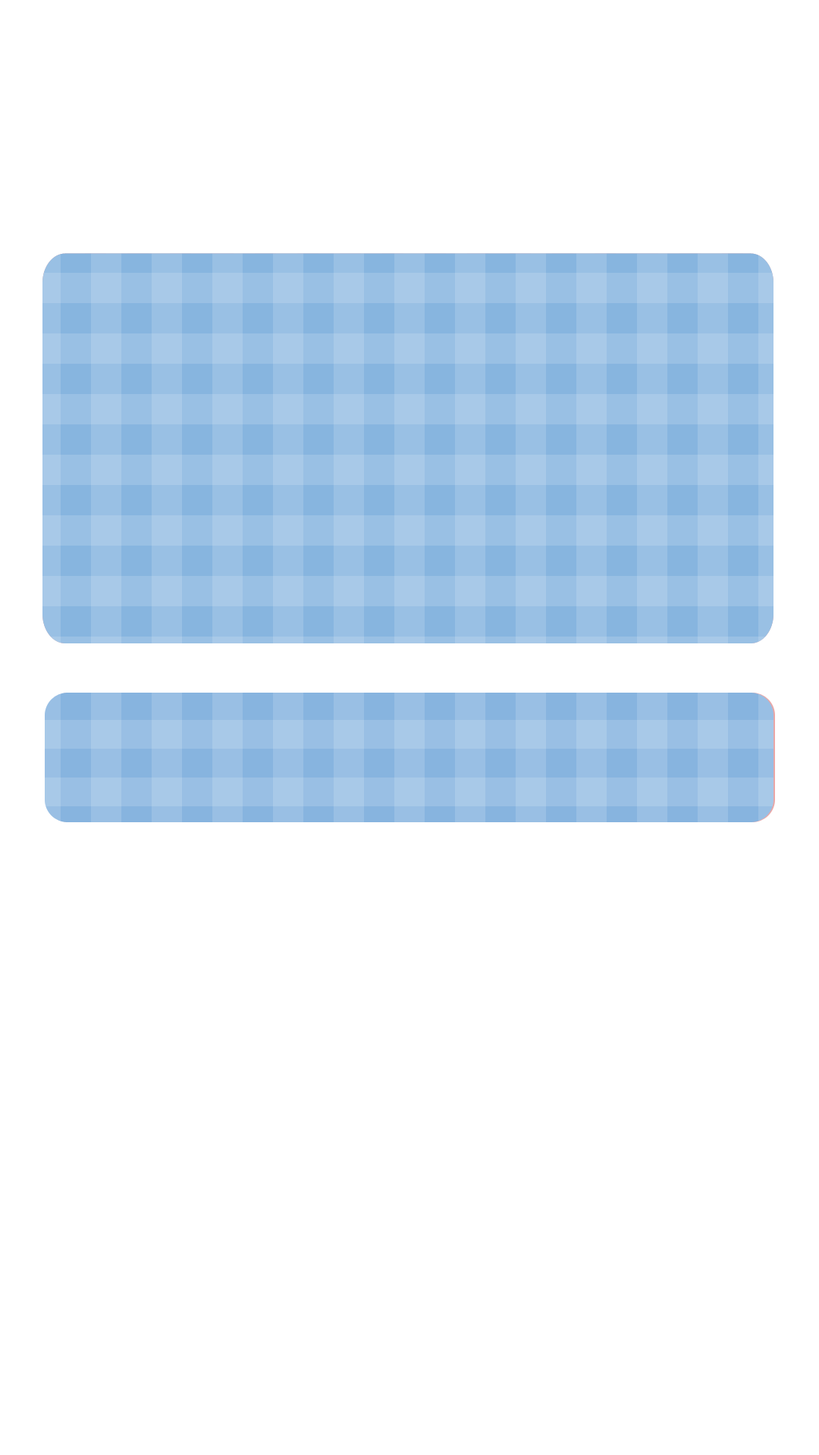
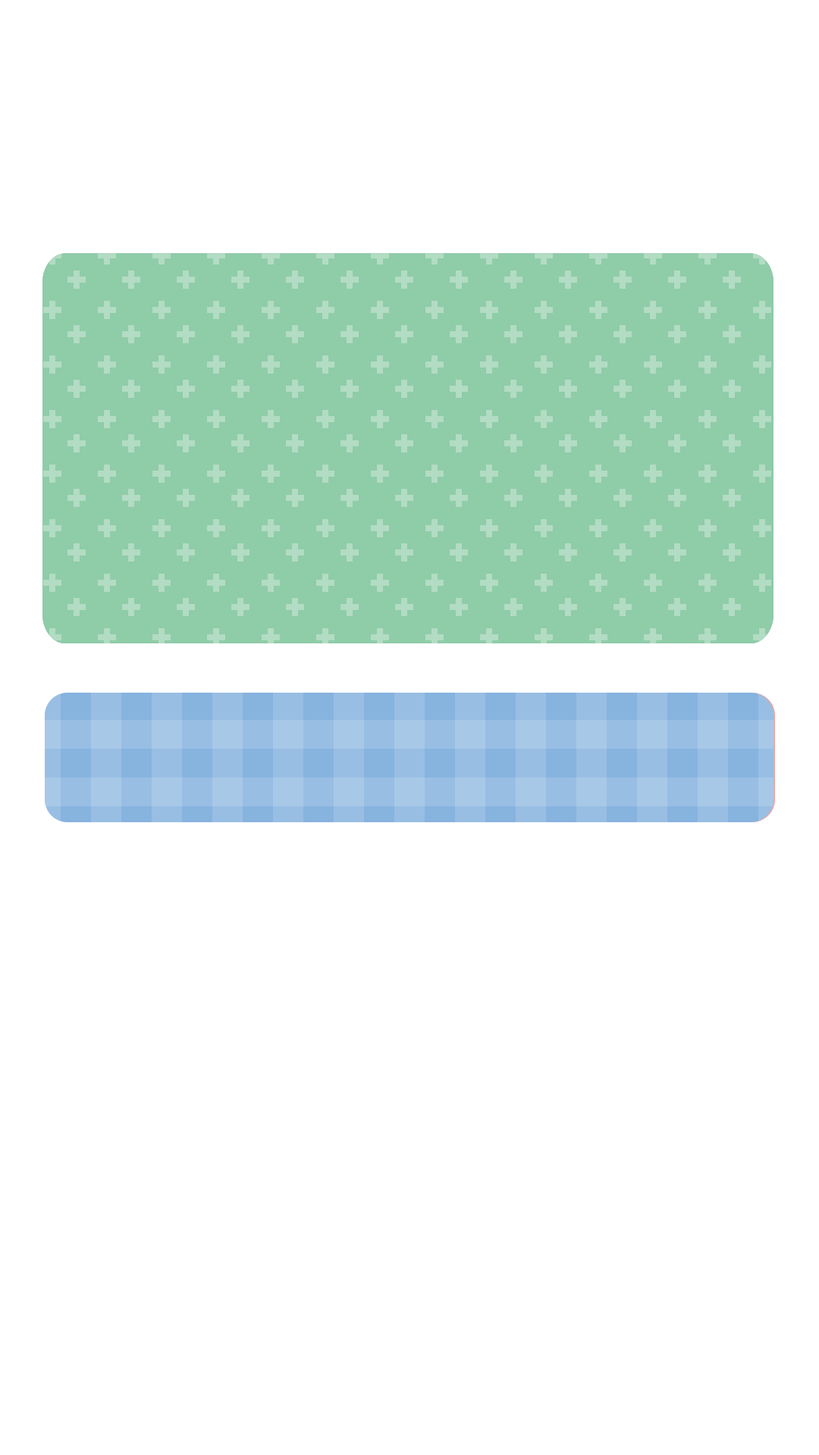
Revision of a layered (819, 1455) image; what changed, layer by layer:
added layer "緑上" above "青ベタ上ボーダー" over (x1=42, y1=253, x2=774, y2=644)
